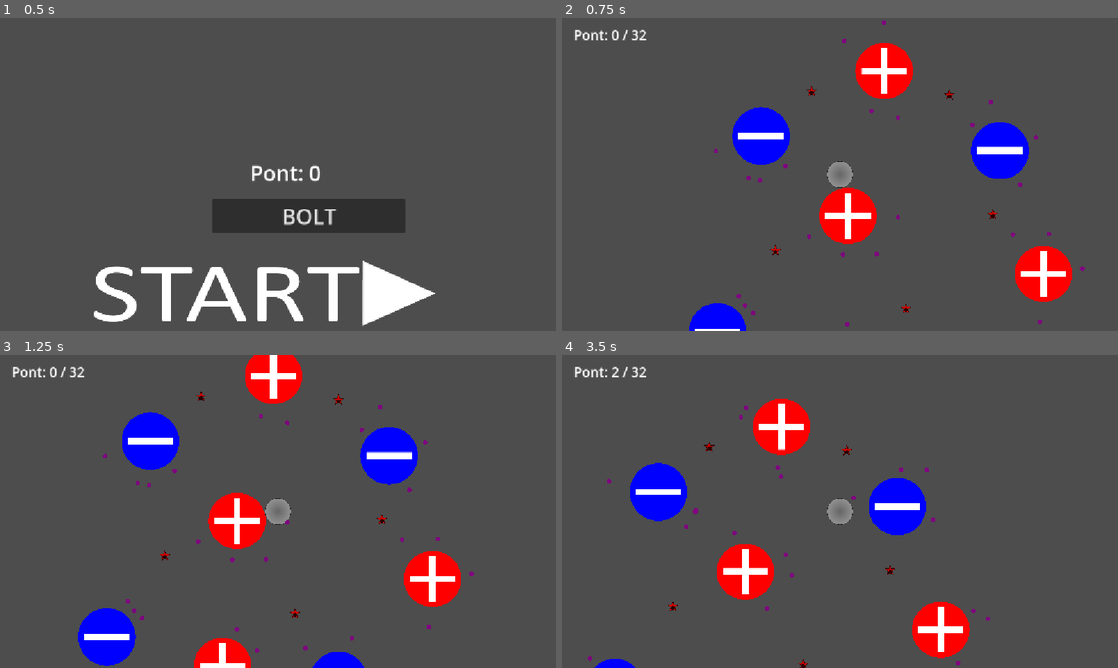
Above: before the commit, frames 1-4 (two rows, left to right).
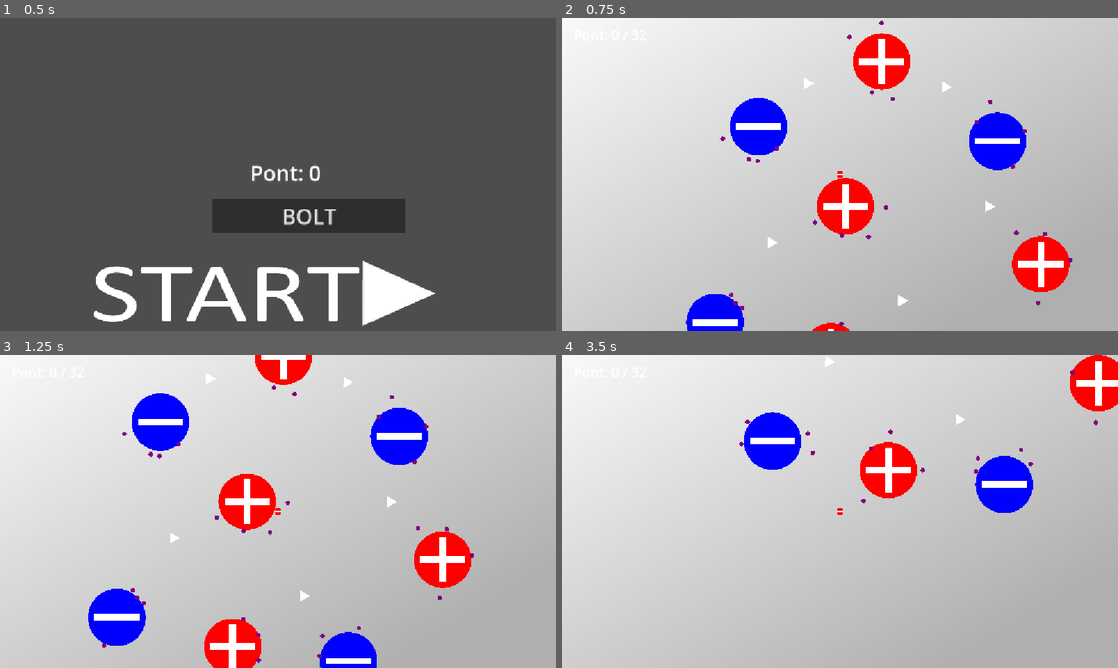
Above: after the commit, the same moments.

Repository: KendeTelbisz/godot_game
Game: Godot game, scene res://scenes/MainMenu.tscn
Same seed, same stepped clock (60 frames per second), same inputs: the game is played once before the commit and once after it.
Inputs (mouse positions are in pixels of both pictures, inside the frame that each line leads up to):
- Up to frame 1 (0.5 s): no input
- Up to frame 2 (0.75 s): click (823, 293) at 0.5 s
- Up to frame 3 (1.25 s): no input
- Up to frame 4 (3.5 s): hold Space (toggle_polarity) 1.28-2.03 s; hold D (move_right) 1.28-2.78 s; tap W (jump) at 1.52, 2.27 s; tap Space (toggle_polarity) at 2.1 s; hold A (move_left) from 2.78 s (still down); hold Space (toggle_polarity) from 2.78 s (still down)

Frame 1 is identical in both runs. In frame 2, 96% of the frame differs, in the area x 0-100%, y 0-100%; in frame 3, 97%; in frame 4, 100%.

Commit message:
music and design

Diff:
--- /dev/null
+++ b/game/assets/BALL.svg
@@ -0,0 +1,24 @@
+<?xml version="1.0" encoding="UTF-8" standalone="no"?>
+<!-- Created with Inkscape (http://www.inkscape.org/) -->
+
+<svg
+   width="25.12809mm"
+   height="25.12808mm"
+   viewBox="0 0 25.12809 25.12808"
+   version="1.1"
+   id="svg1"
+   xmlns="http://www.w3.org/2000/svg"
+   xmlns:svg="http://www.w3.org/2000/svg">
+  <defs
+     id="defs1" />
+  <g
+     id="layer1"
+     transform="translate(-55.840182,-95.277333)">
+    <circle
+       style="fill:#333333;fill-opacity:1;stroke:#000000;stroke-width:0"
+       id="path1"
+       cx="68.404228"
+       cy="107.84136"
+       r="12.564042" />
+  </g>
+</svg>
--- a/game/scenes/SHOP.tscn
+++ b/game/scenes/SHOP.tscn
@@ -1,6 +1,7 @@
 [gd_scene format=3 uid="uid://e5yyftesxbys"]
 
 [ext_resource type="Script" uid="uid://dlthqr0dytr4e" path="res://scripts/shop.gd" id="1_shop"]
+[ext_resource type="AudioStream" uid="uid://bdbl0chlw4b8b" path="res://assets/sound(2).wav" id="2_3lq0f"]
 
 [node name="Control" type="Control" unique_id=739134528]
 layout_mode = 3
@@ -218,3 +219,7 @@
 offset_bottom = 620.0
 theme_override_font_sizes/font_size = 32
 text = "Vissza"
+
+[node name="AudioStreamPlayer2D" type="AudioStreamPlayer2D" parent="." unique_id=1190327728]
+stream = ExtResource("2_3lq0f")
+autoplay = true
--- a/game/scenes/hazard.tscn
+++ b/game/scenes/hazard.tscn
@@ -1,16 +1,17 @@
-[gd_scene load_steps=4 format=3]
+[gd_scene format=3 uid="uid://c6bx1fabttyg7"]
 
-[ext_resource type="Texture2D" path="res://assets/hazard.svg" id="1_hazard"]
-[ext_resource type="Script" path="res://scripts/hazard.gd" id="2_hazard"]
+[ext_resource type="Texture2D" uid="uid://pidabwgwdtyi" path="res://assets/play_button.svg" id="2_awlwb"]
+[ext_resource type="Script" uid="uid://c65cntvqmsy5c" path="res://scripts/hazard.gd" id="2_hazard"]
 
-[sub_resource type="CircleShape2D" id="CircleShape2D_hazard"]
-radius = 75.0
+[sub_resource type="ConvexPolygonShape2D" id="ConvexPolygonShape2D_awlwb"]
+points = PackedVector2Array(67, 3, -67, -78, -70, 79)
 
-[node name="Hazard" type="Area2D"]
+[node name="Hazard" type="Area2D" unique_id=1171677868]
 script = ExtResource("2_hazard")
 
-[node name="Sprite2D" type="Sprite2D" parent="."]
-texture = ExtResource("1_hazard")
+[node name="Sprite2D" type="Sprite2D" parent="." unique_id=1578391824]
+position = Vector2(-1, 1)
+texture = ExtResource("2_awlwb")
 
-[node name="CollisionShape2D" type="CollisionShape2D" parent="."]
-shape = SubResource("CircleShape2D_hazard")
+[node name="CollisionShape2D" type="CollisionShape2D" parent="." unique_id=7452441]
+shape = SubResource("ConvexPolygonShape2D_awlwb")
--- a/game/scenes/node_2d.tscn
+++ b/game/scenes/node_2d.tscn
@@ -1,12 +1,42 @@
 [gd_scene format=3 uid="uid://dxllcsff00ecp"]
 
-[ext_resource type="Texture2D" uid="uid://ctqlyjfiprucf" path="res://assets/player.svg" id="2_4dvvg"]
+[ext_resource type="Texture2D" uid="uid://b7rf61t1bsl6r" path="res://assets/object-NEG.svg" id="1_6e84v"]
 [ext_resource type="AudioStream" uid="uid://crxlifi1hp3g" path="res://scripts/sound(2).wav" id="2_fws66"]
 [ext_resource type="Script" uid="uid://dxwpcmmldsgvg" path="res://scripts/player.gd" id="2_rnjyy"]
+[ext_resource type="AudioStream" uid="uid://dv5w2yn577nj1" path="res://assets/Coin Pickup Sound Effect 🪙 Free SFX #shorts - FreeSFX-[AudioTrimmer.com].mp3" id="4_04qyp"]
+[ext_resource type="Texture2D" uid="uid://cv5pfubdxexqn" path="res://assets/object-POS.svg" id="5_04qyp"]
 [ext_resource type="Script" uid="uid://bnjqgiq6vi4bh" path="res://scripts/game.gd" id="8_game"]
 
+[sub_resource type="Gradient" id="Gradient_t18sy"]
+offsets = PackedFloat32Array(0.13701923, 1)
+colors = PackedColorArray(0.6862745, 0.6862745, 0.6862745, 1, 1, 1, 1, 1)
+
+[sub_resource type="GradientTexture2D" id="GradientTexture2D_efyvp"]
+gradient = SubResource("Gradient_t18sy")
+fill_from = Vector2(1, 1)
+fill_to = Vector2(0, 0)
+
 [sub_resource type="CircleShape2D" id="CircleShape2D_efyvp"]
-radius = 182.84967
+radius = 50.01
+
+[sub_resource type="SpriteFrames" id="SpriteFrames_efyvp"]
+animations = [{
+"frames": [{
+"duration": 1.0,
+"texture": ExtResource("1_6e84v")
+}],
+"loop": 1,
+"name": &"NEG",
+"speed": 5.0
+}, {
+"frames": [{
+"duration": 1.0,
+"texture": ExtResource("5_04qyp")
+}],
+"loop": 1,
+"name": &"POS",
+"speed": 5.0
+}]
 
 [sub_resource type="CircleShape2D" id="CircleShape2D_ytkqx"]
 radius = 4000.0
@@ -27,17 +57,27 @@
 [node name="CharacterBody2D" type="CharacterBody2D" parent="." unique_id=1612839325]
 script = ExtResource("2_rnjyy")
 
-[node name="AudioStreamPlayer2D" type="AudioStreamPlayer2D" parent="CharacterBody2D" unique_id=136391394]
+[node name="Sprite2D2" type="Sprite2D" parent="CharacterBody2D" unique_id=925412802]
+position = Vector2(-210.99963, -184.99973)
+scale = Vector2(126.90624, 74.84375)
+texture = SubResource("GradientTexture2D_efyvp")
+
+[node name="change" type="AudioStreamPlayer2D" parent="CharacterBody2D" unique_id=136391394]
 stream = ExtResource("2_fws66")
+
+[node name="point" type="AudioStreamPlayer2D" parent="CharacterBody2D" unique_id=952313600]
+stream = ExtResource("4_04qyp")
 
 [node name="CollisionShape2D" type="CollisionShape2D" parent="CharacterBody2D" unique_id=889227905]
 shape = SubResource("CircleShape2D_efyvp")
 
-[node name="Sprite2D" type="Sprite2D" parent="CharacterBody2D" unique_id=1871983777]
-texture = ExtResource("2_4dvvg")
-
 [node name="Camera2D" type="Camera2D" parent="CharacterBody2D" unique_id=1484656693]
 zoom = Vector2(0.15, 0.15)
+
+[node name="AnimatedSprite2D" type="AnimatedSprite2D" parent="CharacterBody2D" unique_id=534196365]
+scale = Vector2(0.1200012, 0.1200012)
+sprite_frames = SubResource("SpriteFrames_efyvp")
+animation = &"POS"
 
 [node name="magnetSensor" type="Area2D" parent="CharacterBody2D" unique_id=769077281]
 
--- a/game/scripts/player.gd
+++ b/game/scripts/player.gd
@@ -23,8 +23,11 @@
 @export var max_magnetic_speed: float = 2500.0
 @export var magnet_contact_tolerance: float = 24.0
 
-@onready var PolarityCh := $AudioStreamPlayer2D
+@onready var PolarityCh := $change
+@onready var pointCh := $point
+
 @onready var magnet_sensor: Area2D = get_node_or_null("magnetSensor")
+@onready var animator := $AnimatedSprite2D
 
 var points: int = 0
 
@@ -35,6 +38,7 @@
 
 func add_point() -> void:
 	points += 1
+	pointCh.play(0.3)
 
 
 
@@ -43,12 +47,14 @@
 		if current_polarity == Polarity.NORTH:
 			current_polarity = Polarity.SOUTH
 			print("Pólus váltva: DÉL (SOUTH)")
+			animator.animation = "NEG"
 			PolarityCh.play()
 
 		else:
 			current_polarity = Polarity.NORTH
 			print("Pólus váltva: ÉSZAK (NORTH)")
 			PolarityCh.play()
+			animator.animation = "POS"
 
 
 func _physics_process(delta: float) -> void:
@@ -67,7 +73,6 @@
 
 	if is_on_floor() and Input.is_action_just_pressed("jump"):
 		velocity.y = jump_velocity
-
 	var input_x := Input.get_axis("move_left", "move_right")
 	if attached != null:
 		var tangent := Vector2(-attached_radial.y, attached_radial.x)
@@ -81,7 +86,6 @@
 	else:
 		var accel := acceleration if is_on_floor() else air_acceleration
 		velocity.x = move_toward(velocity.x, input_x * speed, accel * delta)
-
 	var magnetic_force := Vector2.ZERO
 
 	for area in magnets:
--- a/game/scripts/shop.gd
+++ b/game/scripts/shop.gd
@@ -41,11 +41,12 @@
 @onready var points_label: Label = $PointsLabel
 @onready var message_label: Label = $MessageLabel
 @onready var back_button: Button = $BackButton
-
+@onready var music := $AudioStreamPlayer2D
 var rows: Array = []
 
 
 func _ready() -> void:
+	music.play()
 	GameData.reload()
 	for index in ITEMS.size():
 		var row := {
Not shown, added: game/assets/BALL.svg.import
Not shown, added: game/assets/Coin Pickup Sound Effect 🪙 Free SFX #shorts - FreeSFX-[AudioTrimmer.com].mp3.import
Not shown, added: game/assets/sound(2).wav.import
Not shown, added: game/assets/sound(4).wav.import
